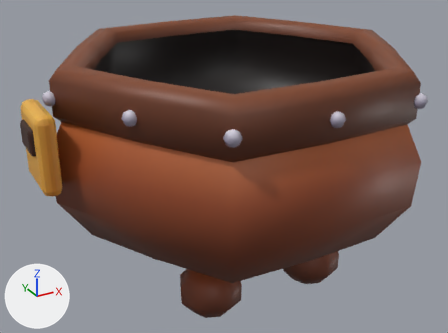
Before and after pictures for a commit that changed the glTF model models/cauldron.glb.
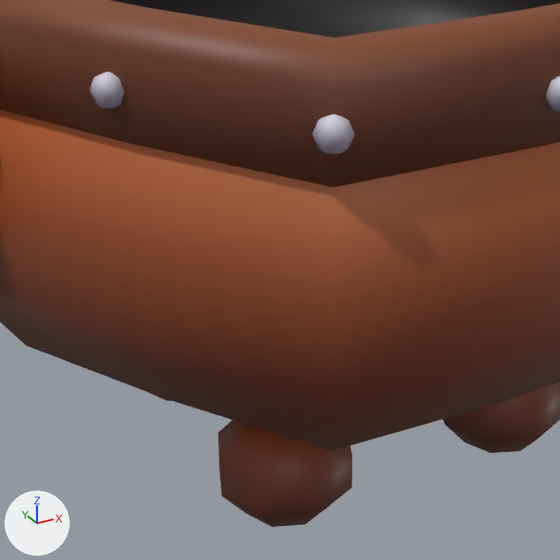
Each version appears first whole from a 50 mm camera at (-1.691, -2.956, 2.174) aimed at (-0.069, -0.006, 0.699), and next in a close-up on the part from 18% to 75% of the width and 23% to 100% of the height. The lights are fixed; the arrows at lower left show +X, +Y and +Z. The first two pictures are the older version. Vertices at exactly the same position are counted once.

Script lines for the objects in view, before the commit:
```python
me_cauldron = bpy.data.meshes.new('cauldron')
me_cauldron.from_pydata(...)  # 792 vertices, 1452 faces; spans x -1.18..1.18, y -0.96..0.96, z -0.02..1.41
me_cauldron.materials.append(mat_defaultmaterial)
ob_cauldron = bpy.data.objects.new('cauldron', me_cauldron)
ob_cauldron.location = (0.0, 0.0, 0.0)
```
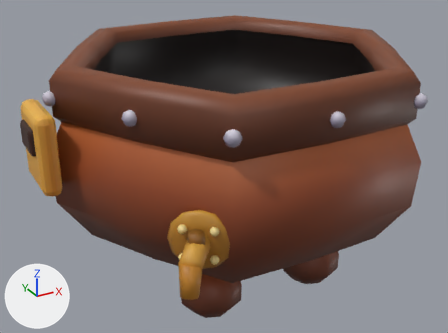
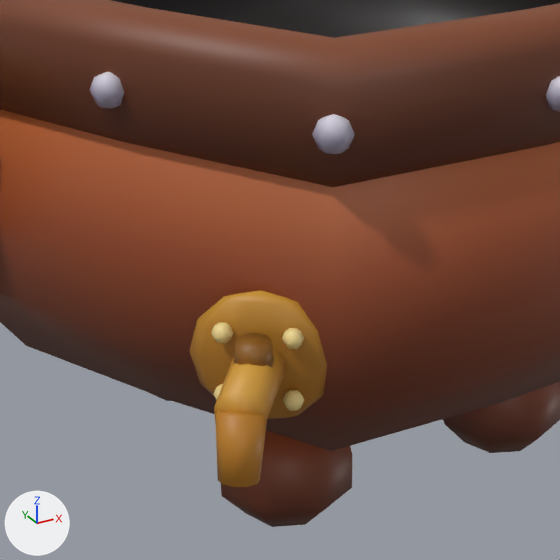
What changed in the scene script:
```text
Change me_cauldron:
    used by ob_cauldron; location = (0.0, 0.0, 0.0)
    remove me_cauldron.from_pydata(...)  # 792 vertices, 1452 faces; spans x -1.18..1.18, y -0.96..0.96, z -0.02..1.41
    add me_cauldron.from_pydata(...)  # 984 vertices, 1804 faces; spans x -1.18..1.18, y -1.05..0.96, z -0.02..1.41
    me_cauldron part 1: a new loose piece, a UV sphere (6 segments, 4 rings, poles along z) spanning x -0.625..-0.587, y -0.92..-0.876, z 0.829..0.873, in mat_defaultmaterial
    me_cauldron part 2: a new loose piece, a UV sphere (6 segments, 4 rings, poles along z) spanning x -0.737..-0.699, y -0.833..-0.789, z 0.829..0.873, in mat_defaultmaterial
    me_cauldron part 3: a new loose piece, a UV sphere (6 segments, 4 rings, poles along z) spanning x -0.737..-0.699, y -0.833..-0.789, z 0.687..0.731, in mat_defaultmaterial
    me_cauldron part 4: a new loose piece, a UV sphere (6 segments, 4 rings, poles along z) spanning x -0.625..-0.587, y -0.92..-0.876, z 0.687..0.731, in mat_defaultmaterial
    me_cauldron part 5: a new loose piece, a 10-sided cut cone along z (radius 0.04 at the low end, 0.035 at the high end) spanning x -0.725..-0.649, y -0.926..-0.846, z 0.81..0.86, in mat_defaultmaterial
    me_cauldron part 6: a new loose piece of 52 vertices spanning x -0.76..-0.52, y -0.91..-0.73, z 0.63..0.93, in mat_defaultmaterial
    me_cauldron part 7: a new loose piece of 20 vertices spanning x -0.81..-0.57, y -1.03..-0.75, z 0.73..0.83, in mat_defaultmaterial
    me_cauldron part 8: a new loose piece of 20 vertices spanning x -0.82..-0.71, y -1.05..-0.93, z 0.64..0.79, in mat_defaultmaterial
```

Boxes [x1, y1, x2, y2] around the edits, measured in the close-ups (560 x 560 px):
part 1 of me_cauldron, added: after [282, 328, 304, 349]
part 2 of me_cauldron, added: after [211, 322, 233, 343]
part 3 of me_cauldron, added: after [214, 384, 223, 400]
part 4 of me_cauldron, added: after [283, 390, 304, 411]
part 5 of me_cauldron, added (brown): after [234, 333, 274, 367]
part 6 of me_cauldron, added (brown): after [189, 290, 327, 420]
part 7 of me_cauldron, added (orange): after [214, 346, 284, 425]
part 8 of me_cauldron, added (brown): after [216, 411, 267, 487]
